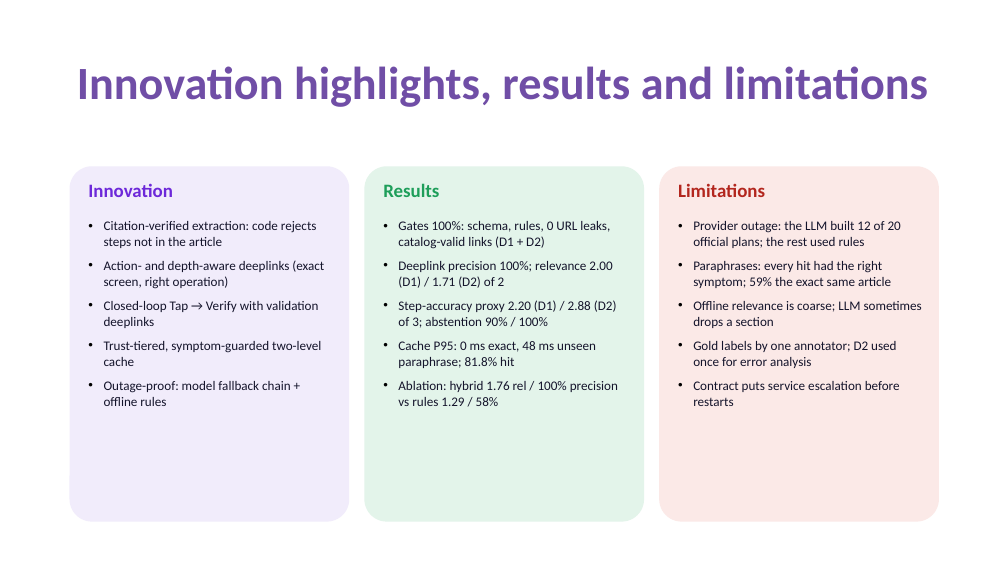
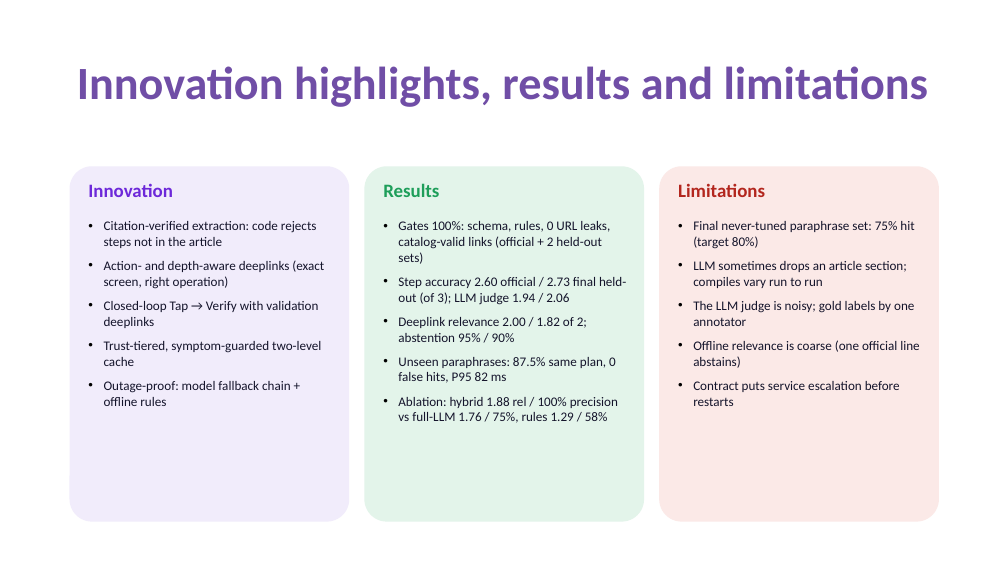
Before and after one commit to AbhishekVerma295/SRMIST_QueueQueueing_PRISM_Theme02, a slide deck: slide 8 of docs/SRMIST_QueueQueueing.pptx. Drawn at 1008x567 pixels with LibreOffice and Linux fonts; fonts in the diff are those of the drawing. Boxes give left, top, right and bottom in pixels: in the first picture for what was removed or moved away, otherwise in the second. Text is boxed around its words. In the diff, an @@ line names an element or a change of style, - is before the commit and + after.

Commit message:
Tier 1+2 update: cache specificity, bug fixes, LLM judge, full-LLM ablation, final held-out sets, refreshed docs

```diff
--- a/docs/SRMIST_QueueQueueing.pptx
+++ b/docs/SRMIST_QueueQueueing.pptx
@@ text at [398, 221, 626, 423]: text changed @@
-• Gates 100%: schema, rules, 0 URL leaks, catalog-valid links (D1 + D2)
-• Deeplink precision 100%; relevance 2.00 (D1) / 1.71 (D2) of 2
-• Step-accuracy proxy 2.20 (D1) / 2.88 (D2) of 3; abstention 90% / 100%
-• Cache P95: 0 ms exact, 48 ms unseen paraphrase; 81.8% hit
-• Ablation: hybrid 1.76 rel / 100% precision vs rules 1.29 / 58%
+• Gates 100%: schema, rules, 0 URL leaks, catalog-valid links (official + 2 held-out sets)
+• Step accuracy 2.60 official / 2.73 final held-out (of 3); LLM judge 1.94 / 2.06
+• Deeplink relevance 2.00 / 1.82 of 2; abstention 95% / 90%
+• Unseen paraphrases: 87.5% same plan, 0 false hits, P95 82 ms
+• Ablation: hybrid 1.88 rel / 100% precision vs full-LLM 1.76 / 75%, rules 1.29 / 58%
@@ text at [693, 221, 919, 368]: text changed @@
-• Provider outage: the LLM built 12 of 20 official plans; the rest used rules
-• Paraphrases: every hit had the right symptom; 59% the exact same article
-• Offline relevance is coarse; LLM sometimes drops a section
-• Gold labels by one annotator; D2 used once for error analysis
+• Final never-tuned paraphrase set: 75% hit (target 80%)
+• LLM sometimes drops an article section; compiles vary run to run
+• The LLM judge is noisy; gold labels by one annotator
+• Offline relevance is coarse (one official line abstains)
```
Also in this commit, not shown: 2 other slides changed, 33 other files.
